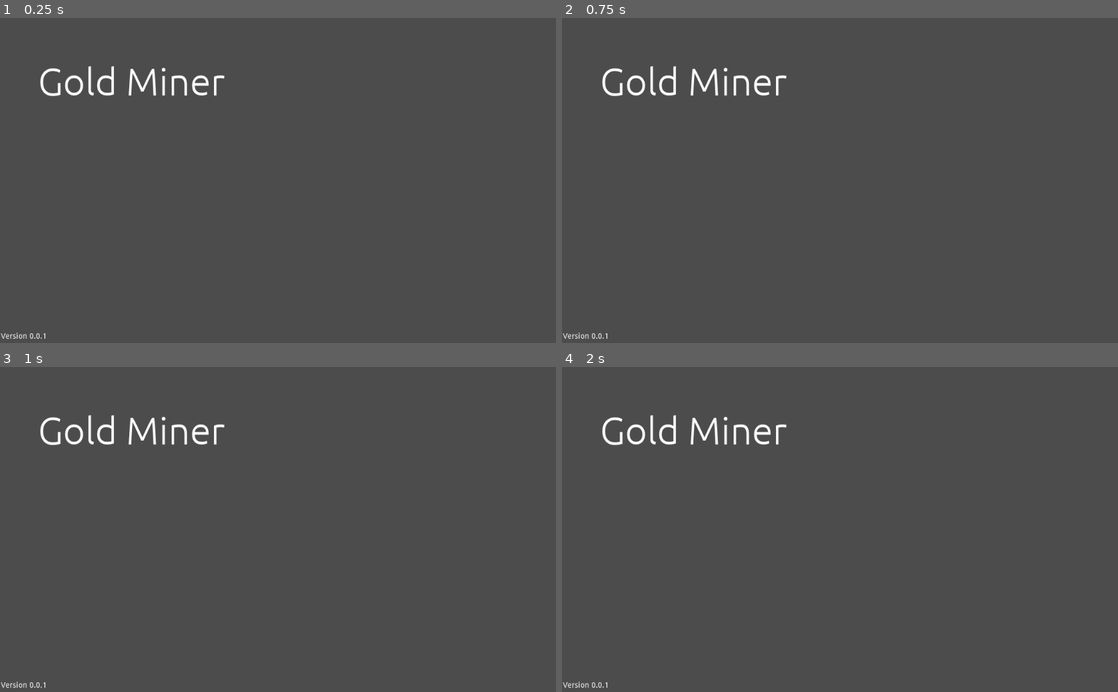
Above: before the commit, frames 1-4 (two rows, left to right).
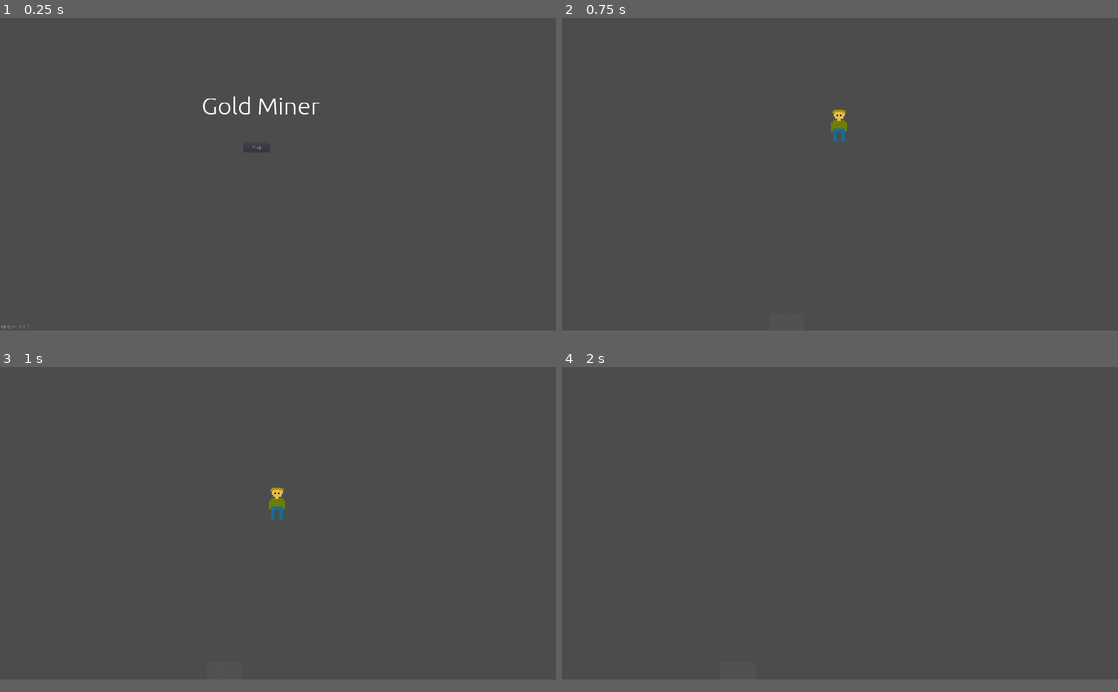
Above: after the commit, the same moments.

Repository: eggsnham07/Gold-Miners-wt
Game: Godot game, scene res://Scenes/menu.tscn
The game is run twice, just before and just after one commit, with the same random seed, the same clock (stepped at 60 frames per second) and the same inputs.
Inputs (mouse positions are in pixels of both pictures, inside the frame that each line leads up to):
- Up to frame 1 (0.25 s): no input
- Up to frame 2 (0.75 s): click (817, 151) at 0.5 s, where only the run after the commit has a clickable "Play"
- Up to frame 3 (1 s): no input
- Up to frame 4 (2 s): hold D (Right, bound only after the commit) from 1.28 s (still down); hold Space (Jump, bound only after the commit) from 1.28 s (still down)
In our replay, the window is 800x468 before the commit and 800x450 after it. These sizes can differ from the game's own. Grey fills any space a smaller window leaves; there, only what the larger window draws over its background counts as a difference.

The runs differ from the first frame. In frame 1, 1.2% of the frame differs, in the area x 0-58%, y 14-99%; in frame 2, 1.1%; in frame 3, 1.1%; in frame 4, 0.9%.

Commit message:
Added/Updated Files

Diff:
--- /dev/null
+++ b/Blocks/Stone.tscn
@@ -0,0 +1,14 @@
+[gd_scene load_steps=3 format=2]
+
+[ext_resource path="res://Sprites/Stone.png" type="Texture" id=1]
+
+[sub_resource type="RectangleShape2D" id=1]
+extents = Vector2( 24.8796, 24.7907 )
+
+[node name="Stone" type="StaticBody2D"]
+
+[node name="CollisionShape2D" type="CollisionShape2D" parent="."]
+shape = SubResource( 1 )
+
+[node name="Sprite" type="Sprite" parent="."]
+texture = ExtResource( 1 )
--- /dev/null
+++ b/Player/Player.gd
@@ -0,0 +1,38 @@
+extends KinematicBody2D
+
+var speed : int = 200
+var jumpForce:int = 600
+var gravity:int = 1000
+
+var vel:Vector2 = Vector2()
+
+onready var sprite = $Sprite
+# Declare member variables here. Examples:
+# var a = 2
+# var b = "text"
+
+
+# Called when the node enters the scene tree for the first time.
+func _ready():
+	pass # Replace with function body.
+
+
+func _physics_process(delta):
+	vel.x = 0
+
+	if Input.is_action_pressed("Left"):
+		vel.x -= speed
+
+	if Input.is_action_pressed("Right"):
+		vel.x += speed
+
+	vel.y += gravity * delta
+	if Input.is_action_pressed("Jump"):
+		vel.y -= jumpForce
+
+	if vel.x < 0:
+		sprite.flip_h = true
+	elif vel.x > 0:
+		sprite.flip_h = false
+
+	vel = move_and_slide(vel, Vector2.UP)
--- /dev/null
+++ b/Player/Player.tscn
@@ -0,0 +1,17 @@
+[gd_scene load_steps=4 format=2]
+
+[ext_resource path="res://Sprites/Idle.png" type="Texture" id=1]
+[ext_resource path="res://Player/Player.gd" type="Script" id=2]
+
+[sub_resource type="CapsuleShape2D" id=1]
+height = 28.0802
+
+[node name="Player" type="KinematicBody2D"]
+script = ExtResource( 2 )
+
+[node name="Sprite" type="Sprite" parent="."]
+texture = ExtResource( 1 )
+
+[node name="CollisionShape2D" type="CollisionShape2D" parent="."]
+position = Vector2( -1.29783, 1.65178 )
+shape = SubResource( 1 )
--- /dev/null
+++ b/Scenes/menu.gd
@@ -0,0 +1,20 @@
+extends Node2D
+
+
+# Declare member variables here. Examples:
+# var a = 2
+# var b = "text"
+
+
+# Called when the node enters the scene tree for the first time.
+func _ready():
+	pass # Replace with function body.
+
+
+# Called every frame. 'delta' is the elapsed time since the previous frame.
+#func _process(delta):
+#	pass
+
+
+func _on_Button_button_down():
+	get_tree().change_scene("res://Worlds/World1/Section1.tscn")
--- a/Scenes/menu.tscn
+++ b/Scenes/menu.tscn
@@ -1,14 +1,16 @@
-[gd_scene load_steps=2 format=2]
+[gd_scene load_steps=3 format=2]
 
 [ext_resource path="res://Fonts/70px.tres" type="DynamicFont" id=1]
+[ext_resource path="res://Scenes/menu.gd" type="Script" id=2]
 
 [node name="Node2D" type="Node2D"]
+script = ExtResource( 2 )
 
 [node name="Label" type="Label" parent="."]
-margin_left = 70.0
-margin_top = 77.0
-margin_right = 421.0
-margin_bottom = 157.0
+margin_left = 579.507
+margin_top = 212.578
+margin_right = 930.507
+margin_bottom = 292.578
 size_flags_vertical = 1
 custom_fonts/font = ExtResource( 1 )
 text = "Gold Miner"
@@ -18,10 +20,22 @@
 
 [node name="Label2" type="Label" parent="."]
 margin_left = 2.0
-margin_top = 581.0
+margin_top = 882.606
 margin_right = 91.0
-margin_bottom = 597.0
+margin_bottom = 898.606
 text = "Version 0.0.1"
 __meta__ = {
 "_edit_use_anchors_": false
 }
+
+[node name="Button" type="Button" parent="."]
+margin_left = 702.545
+margin_top = 359.546
+margin_right = 774.545
+margin_bottom = 385.546
+text = "Play"
+__meta__ = {
+"_edit_use_anchors_": false
+}
+
+[connection signal="button_down" from="Button" to="." method="_on_Button_button_down"]
--- /dev/null
+++ b/Worlds/World1/Camera2D.gd
@@ -0,0 +1,18 @@
+extends Camera2D
+
+
+# Declare member variables here. Examples:
+# var a = 2
+# var b = "text"
+
+onready var player = get_node("../Player")
+# Called when the node enters the scene tree for the first time.
+func _ready():
+	pass # Replace with function body.
+
+func _process(delta):
+	position.x = player.position.x
+
+# Called every frame. 'delta' is the elapsed time since the previous frame.
+#func _process(delta):
+#	pass
--- /dev/null
+++ b/Worlds/World1/Section1.tscn
@@ -0,0 +1,22 @@
+[gd_scene load_steps=4 format=2]
+
+[ext_resource path="res://Player/Player.tscn" type="PackedScene" id=1]
+[ext_resource path="res://Blocks/Stone.tscn" type="PackedScene" id=2]
+[ext_resource path="res://Worlds/World1/Camera2D.gd" type="Script" id=3]
+
+[node name="Section1" type="Node2D"]
+
+[node name="Player" parent="." instance=ExtResource( 1 )]
+position = Vector2( 203.211, 283.783 )
+scale = Vector2( 2, 2 )
+
+[node name="Camera2D" type="Camera2D" parent="."]
+position = Vector2( 800.027, 449.013 )
+current = true
+script = ExtResource( 3 )
+
+[node name="Stone" parent="." instance=ExtResource( 2 )]
+position = Vector2( 24.041, 874.056 )
+
+[node name="Stone2" parent="." instance=ExtResource( 2 )]
+position = Vector2( 75.9541, 874.056 )
--- a/project.godot
+++ b/project.godot
@@ -12,7 +12,40 @@
 
 config/name="GM"
 run/main_scene="res://Scenes/menu.tscn"
+boot_splash/image="res://Sprites/Splash.png"
 config/icon="res://icon.png"
+
+[display]
+
+window/size/width=1600
+window/size/height=900
+window/stretch/mode="2d"
+
+[input]
+
+Left={
+"deadzone": 0.5,
+"events": [ Object(InputEventKey,"resource_local_to_scene":false,"resource_name":"","device":0,"alt":false,"shift":false,"control":false,"meta":false,"command":false,"pressed":false,"scancode":65,"unicode":0,"echo":false,"script":null)
+ ]
+}
+Right={
+"deadzone": 0.5,
+"events": [ Object(InputEventKey,"resource_local_to_scene":false,"resource_name":"","device":0,"alt":false,"shift":false,"control":false,"meta":false,"command":false,"pressed":false,"scancode":68,"unicode":0,"echo":false,"script":null)
+ ]
+}
+Crouch={
+"deadzone": 0.5,
+"events": [ Object(InputEventKey,"resource_local_to_scene":false,"resource_name":"","device":0,"alt":false,"shift":false,"control":false,"meta":false,"command":false,"pressed":false,"scancode":83,"unicode":0,"echo":false,"script":null)
+, Object(InputEventKey,"resource_local_to_scene":false,"resource_name":"","device":0,"alt":false,"shift":false,"control":false,"meta":false,"command":false,"pressed":false,"scancode":16777238,"unicode":0,"echo":false,"script":null)
+, Object(InputEventKey,"resource_local_to_scene":false,"resource_name":"","device":0,"alt":false,"shift":false,"control":false,"meta":false,"command":false,"pressed":false,"scancode":67,"unicode":0,"echo":false,"script":null)
+ ]
+}
+Jump={
+"deadzone": 0.5,
+"events": [ Object(InputEventKey,"resource_local_to_scene":false,"resource_name":"","device":0,"alt":false,"shift":false,"control":false,"meta":false,"command":false,"pressed":false,"scancode":32,"unicode":0,"echo":false,"script":null)
+, Object(InputEventKey,"resource_local_to_scene":false,"resource_name":"","device":0,"alt":false,"shift":false,"control":false,"meta":false,"command":false,"pressed":false,"scancode":87,"unicode":0,"echo":false,"script":null)
+ ]
+}
 
 [physics]
 
Binary file added: Sprites/Idle.png
Not shown, added: Sprites/Idle.png.import
Binary file added: Sprites/Splash.png
Not shown, added: Sprites/Splash.png.import
Binary file added: Sprites/Stone.png
Not shown, added: Sprites/Stone.png.import
Binary file changed: docs/play/index.png
Not shown, added: docs/play/index.png.import
Not shown, changed: docs/play/index.html
Not shown, changed: docs/play/index.pck
